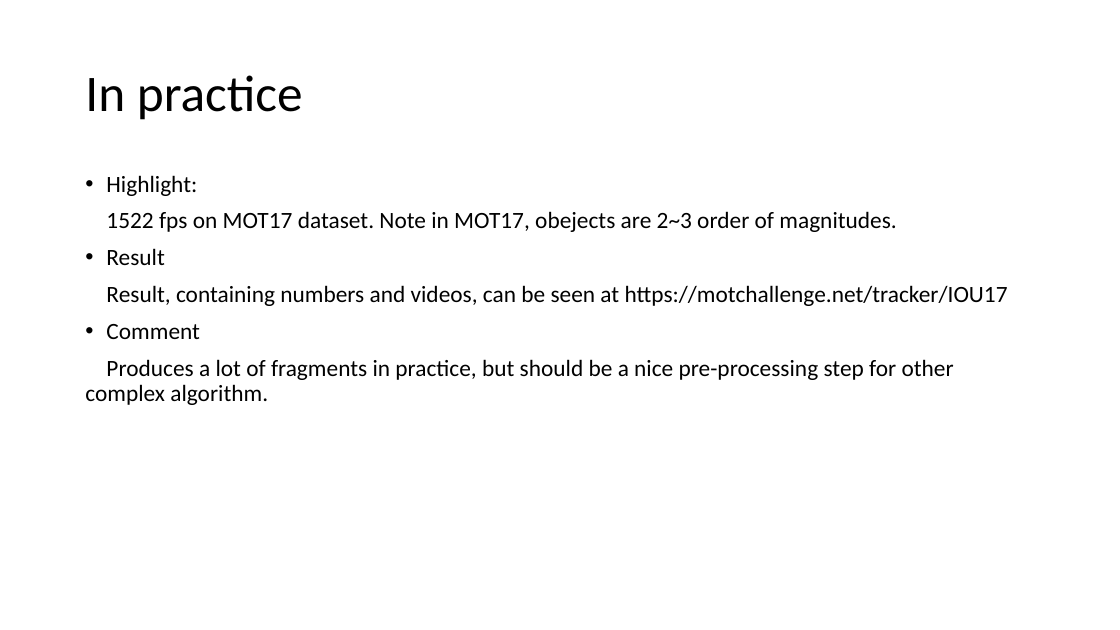
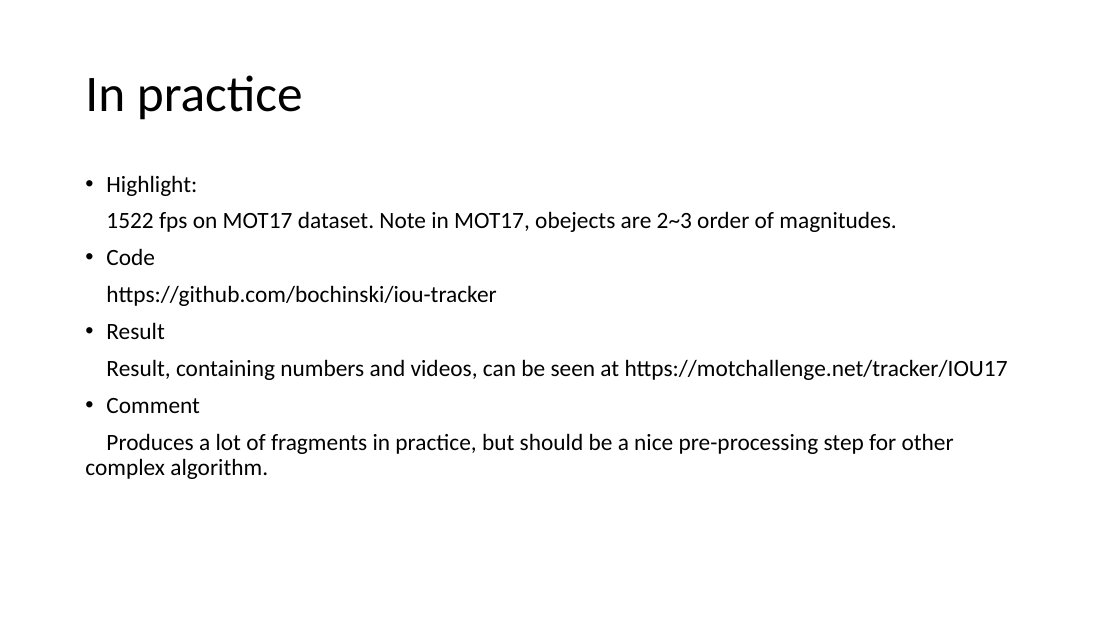
Before and after one commit to ZHAOZHIHAO/zhaozhihao.github.io, a slide deck: slide 8 of High-Speed Tracking-by-Detection Without Using Image Information.pptx. Drawn at 1120x630 pixels with LibreOffice and Linux fonts; fonts in the diff are those of the drawing. Boxes give left, top, right and bottom in pixels: in the first picture for what was removed or moved away, otherwise in the second. Text is boxed around its words. In the diff, an @@ line names an element or a change of style, - is before the commit and + after.

```diff
--- a/High-Speed Tracking-by-Detection Without Using Image Information.pptx
+++ b/High-Speed Tracking-by-Detection Without Using Image Information.pptx
@@ text at bbox=[106, 248, 496, 306]: paragraphs added @@
+• Code
+https://github.com/bochinski/iou-tracker
```
Also in this commit, not shown: 1 other file.
